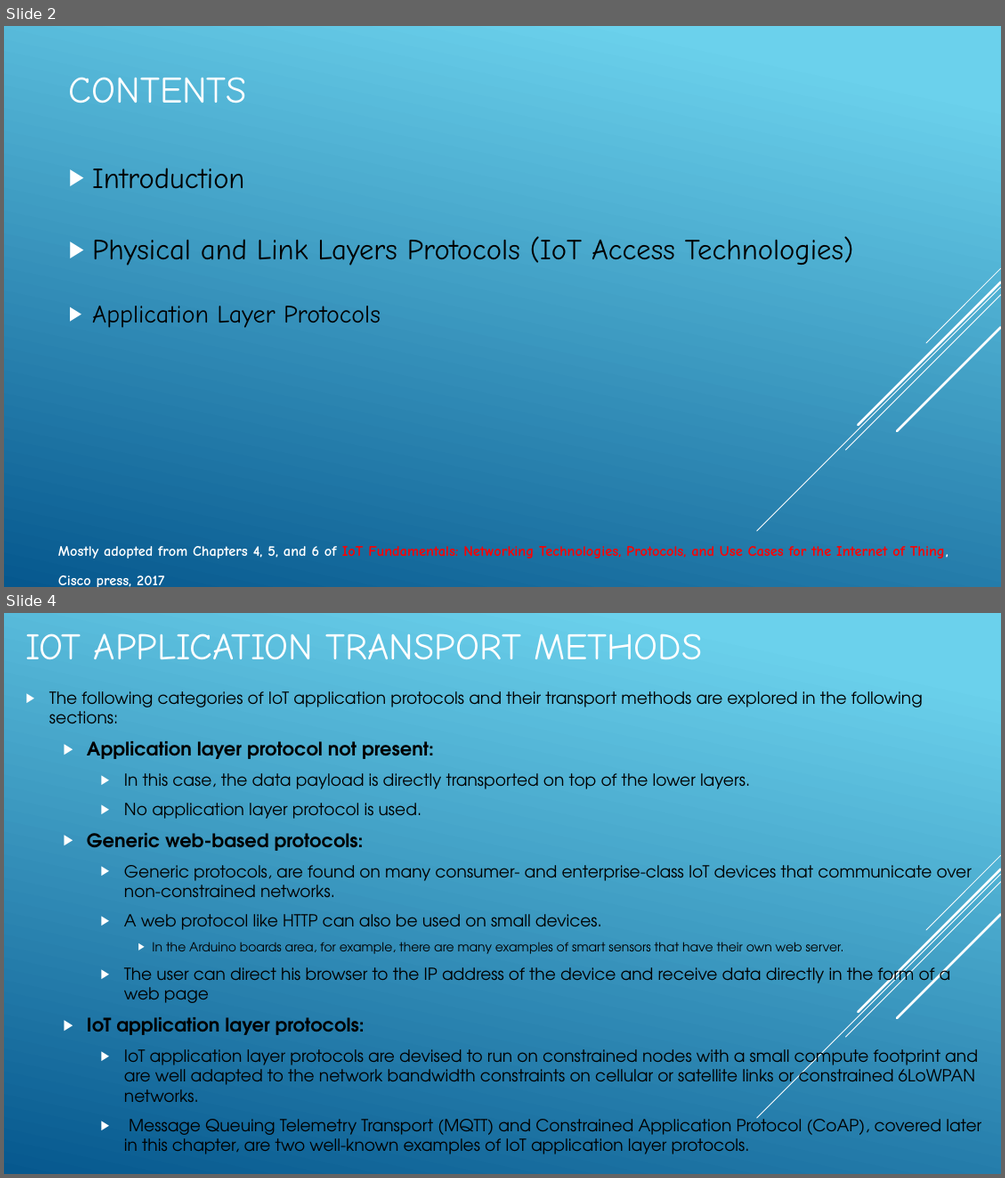
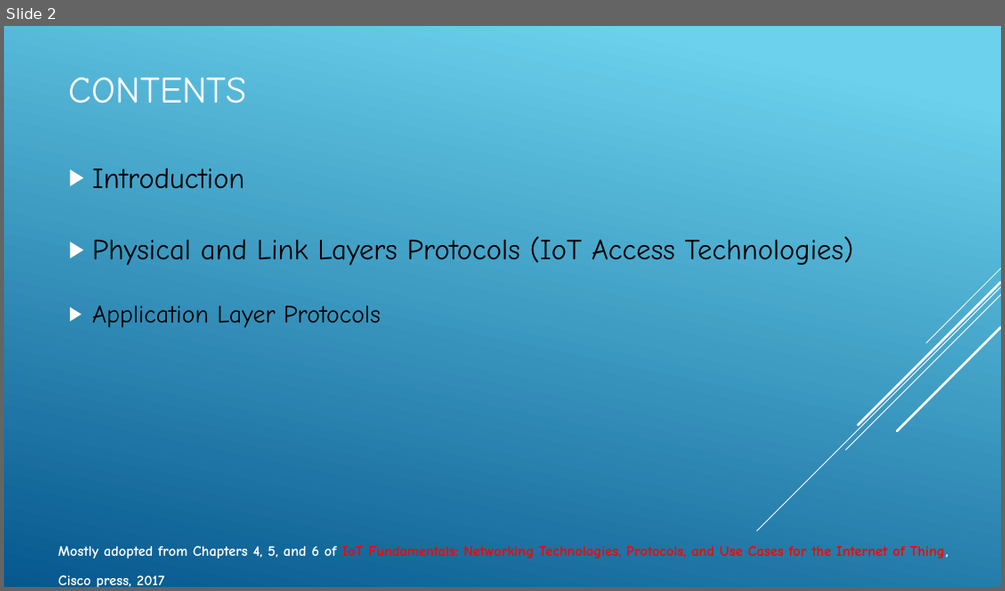
Before and after one commit to JaberBabaki/Advance-Computer-Network-Fall-2020, a slide deck: present/Lecture-4_IoT Open problem and challenge.pptx. Shown one above the other, each under a label of ours: slides 2 and 4 before the commit, slide 2 after it; the slides between them are not shown. The pictures are 1005x1178 and 1005x591 pixels, drawn with LibreOffice and Linux fonts; fonts in the diff are those of the drawing. Boxes give left, top, right and bottom in pixels: in the first picture for what was removed or moved away, otherwise in the second. Text is boxed around its words. In the diff, an @@ line names an element or a change of style, - is before the commit and + after.

```diff
--- a/present/Lecture-4_IoT Open problem and challenge.pptx
+++ b/present/Lecture-4_IoT Open problem and challenge.pptx
@@ slide 4 removed at [4, 613, 1001, 1174], background gradient #6ED2EB to #06588E; not listed: 5 template elements that a slide beside it also shows @@
@@ title removed at [26, 633, 702, 660] @@
-IOT APPLICATION TRANSPORT METHODS
@@ text removed at [49, 691, 981, 1154] @@
-▶ The following categories of IoT application protocols and their transport methods are explored in the following sections:
-  ▶ Application layer protocol not present:
-    ▶ In this case, the data payload is directly transported on top of the lower layers.
-    ▶ No application layer protocol is used.
-  ▶ Generic web-based protocols:
-    ▶ Generic protocols, are found on many consumer- and enterprise-class IoT devices that communicate over non-constrained networks.
-    ▶ A web protocol like HTTP can also be used on small devices.
-      ▶ In the Arduino boards area, for example, there are many examples of smart sensors that have their own web server.
-    ▶ The user can direct his browser to the IP address of the device and receive data directly in the form of a web page
-  ▶ IoT application layer protocols:
-    ▶ IoT application layer protocols are devised to run on constrained nodes with a small compute footprint and are well adapted to the network bandwidth constraints on cellular or satellite links or constrained 6LoWPAN networks.
-    ▶ Message Queuing Telemetry Transport (MQTT) and Constrained Application Protocol (CoAP), covered later in this chapter, are two well-known examples of IoT application layer protocols.
```
Also in this commit, not shown: 1 slide changed, 49 other slides removed, 4 other files.
